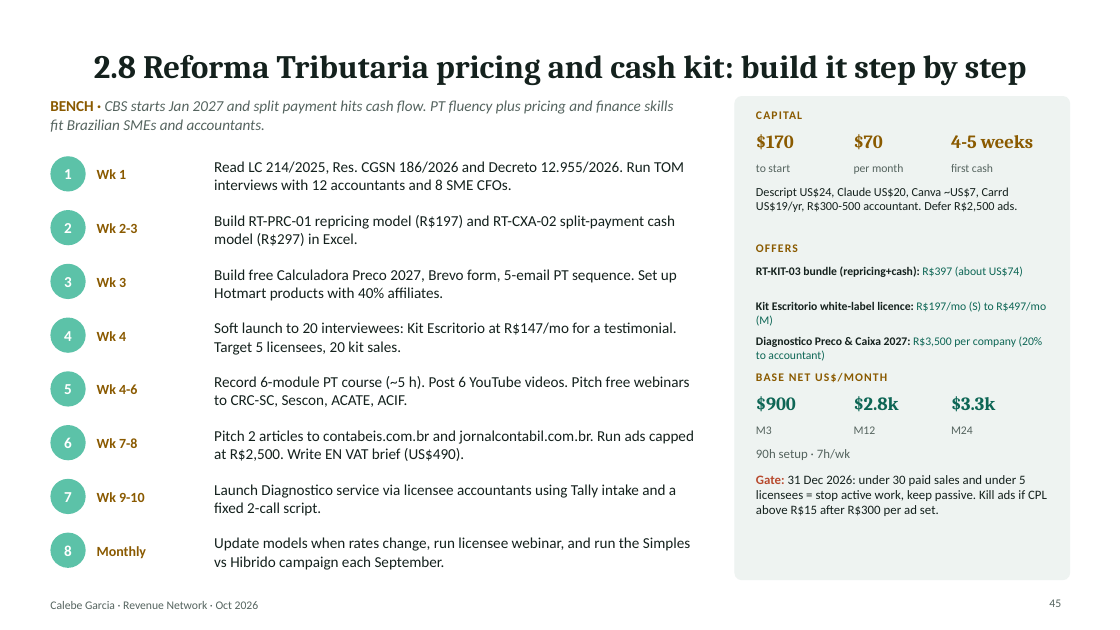
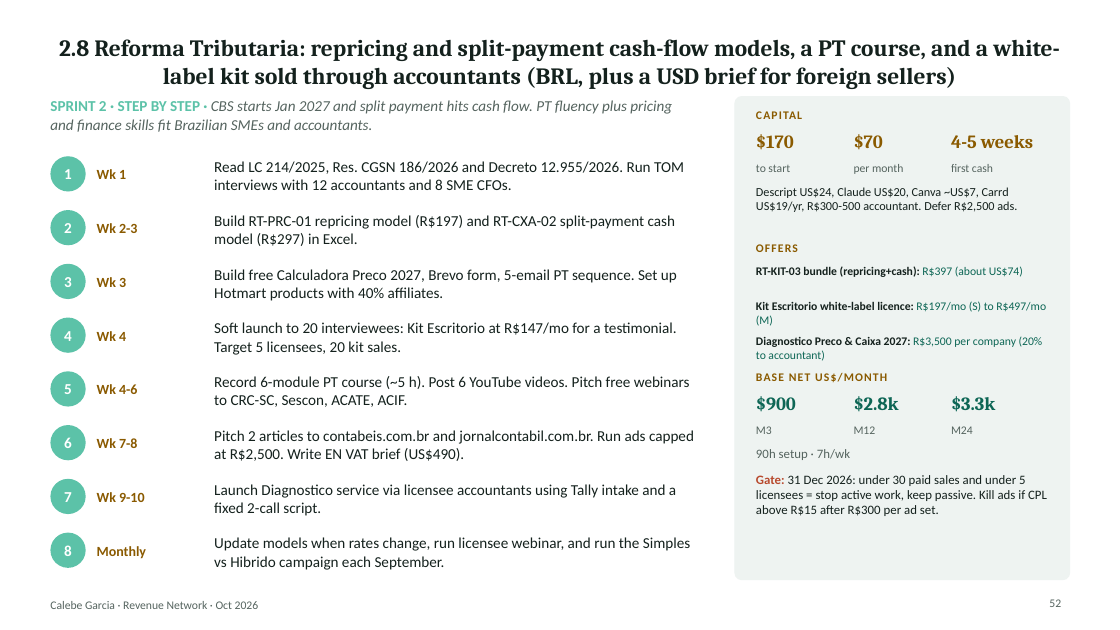
Before and after one commit to algarcalebe-web/legendary-bassoon, a slide deck: slide 52 of research/Calebe_Revenue_Network.pptx (slide 45 before the commit). Drawn at 1120x630 pixels with LibreOffice and Linux fonts; fonts in the diff are those of the drawing. Boxes give left, top, right and bottom in pixels: in the first picture for what was removed or moved away, otherwise in the second. Text is boxed around its words. In the diff, an @@ line names an element or a change of style, - is before the commit and + after.

```diff
--- a/research/Calebe_Revenue_Network.pptx
+++ b/research/Calebe_Revenue_Network.pptx
@@ title at [59, 39, 1060, 89]: text changed; size 28 to 20 pt @@
-2.8 Reforma Tributaria pricing and cash kit: build it step by step
+2.8 Reforma Tributaria: repricing and split-payment cash-flow models, a PT course, and a white-label kit sold through accountants (BRL, plus a USD brief for foreign sellers)
@@ text at [50, 100, 672, 132]: text changed @@
-BENCH · CBS starts Jan 2027 and split payment hits cash flow. PT fluency plus pricing and finance skills fit Brazilian SMEs and accountants.
+SPRINT 2 · STEP BY STEP · CBS starts Jan 2027 and split payment hits cash flow. PT fluency plus pricing and finance skills fit Brazilian SMEs and accountants.
@@ page number at [1049, 599, 1061, 607]: text changed @@
-45
+52
```
Also in this commit, not shown: 104 other slides changed, 16 slides added, 2 slides removed, 2 other files.
